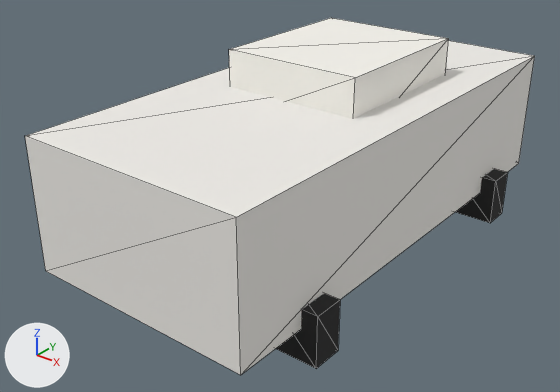
The glTF model emir/models/vehicles/hatchback.glb as it was, and as the next commit left it.
Rendered twice from a camera (50 mm lens) standing at (3.19, -4.42, 2.69) and looking at (-0.11, -0.29, 0.13). The axes (+X, +Y, +Z) are drawn at lower left. The lights are the same throughout. The picture after the commit comes second. Mesh edges are drawn as thin lines.

The scene before the commit, as lines of its bpy script (objects in view):
```python
mat_body = principled_material('body')
mat_body.base_color = (0.88, 0.86, 0.82)  # white #f1efea
mat_body.metallic = 0.04
mat_body.roughness = 0.78
me_mesh_0 = bpy.data.meshes.new('Mesh_0')
me_mesh_0.from_pydata(...)  # a box spanning x -0.5..0.5, y -0.5..0.5, z -0.5..0.5
me_mesh_0.materials.append(mat_body)  # white #f1efea
me_mesh_1 = bpy.data.meshes.new('Mesh_1')
me_mesh_1.from_pydata(...)  # a box spanning x -0.5..0.5, y -0.5..0.5, z -0.5..0.5
me_mesh_1.materials.append(mat_wheel)  # black #272727
me_mesh_2 = bpy.data.meshes.new('Mesh_2')
me_mesh_2.from_pydata(...)  # a box spanning x -0.5..0.5, y -0.5..0.5, z -0.5..0.5
me_mesh_2.materials.append(mat_accent)  # white #faf8f1
ob_cabin_voxel = bpy.data.objects.new('cabin_voxel', me_mesh_2)
ob_cabin_voxel.location = (0.0, 0.3, 0.921)
ob_cabin_voxel.scale = (1.09, 1.27, 0.539)
ob_chassis = bpy.data.objects.new('chassis', me_mesh_0)
ob_chassis.location = (0.0, 0.0, 0.42)
ob_chassis.scale = (1.76, 3.75, 0.98)
ob_wheel_fr = bpy.data.objects.new('wheel_fr', me_mesh_1)
ob_wheel_fr.location = (0.81, 1.21, -0.12)
ob_wheel_fr.rotation_euler = (0.0, -1.571, 0.0)  # degrees (0, -90, 0)
ob_wheel_fr.scale = (0.378, 0.23, 0.378)
# also in view: 'wheel_rr' at (0.81, -1.21, -0.12)
```
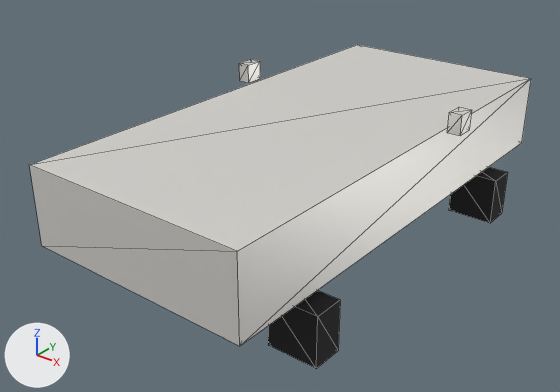
Where the change shows, as pixel boxes (x1, y1, x2, y2) in the pictures (560 x 392 px):
```json
{"object": "chassis", "change": "surface changed, rescaled", "before": [25, 41, 534, 375], "after": [29, 45, 531, 346], "on screen": "10% shorter"}
{"object": "cabin_voxel", "change": "no longer drawn", "before": [229, 18, 449, 119]}
{"object": "mirror_r", "change": "added", "after": [447, 107, 472, 136]}
{"object": "mirror_l", "change": "added", "after": [239, 59, 260, 83]}
```

The change, as JSON lines over the scene's bpy script:
```json
{"op": "set", "path": "mat_body.metallic", "old": "0.04", "new": "0.5"}
{"op": "set", "path": "mat_body.roughness", "old": "0.78", "new": "0.45"}
{"op": "set", "path": "ob_chassis.scale", "old": "(1.76, 3.75, 0.98)", "new": "(1.76, 3.75, 0.588)"}
{"op": "set", "path": "ob_cabin_voxel", "old": "bpy.data.objects.new('cabin_voxel', me_mesh_2)", "new": "bpy.data.objects.new('cabin_voxel', None)"}
{"op": "set", "path": "ob_cabin_voxel.location", "old": "(0.0, 0.3, 0.921)", "new": "(0.0, 0.188, 0.784)"}
{"op": "set", "path": "ob_cabin_voxel.scale", "old": "(1.09, 1.27, 0.539)", "new": "(1.5, 1.88, 0.49)"}
{"op": "add", "block": "ob_mirror_r", "code": ["ob_mirror_r = bpy.data.objects.new('mirror_r', me_mesh_0)", "ob_mirror_r.location = (0.968, 0.375, 0.784)", "ob_mirror_r.scale = (0.1, 0.15, 0.15)"]}
{"op": "add", "block": "ob_mirror_l", "code": ["ob_mirror_l = bpy.data.objects.new('mirror_l', me_mesh_0)", "ob_mirror_l.location = (-0.968, 0.375, 0.784)", "ob_mirror_l.scale = (0.1, 0.15, 0.15)"]}
```
